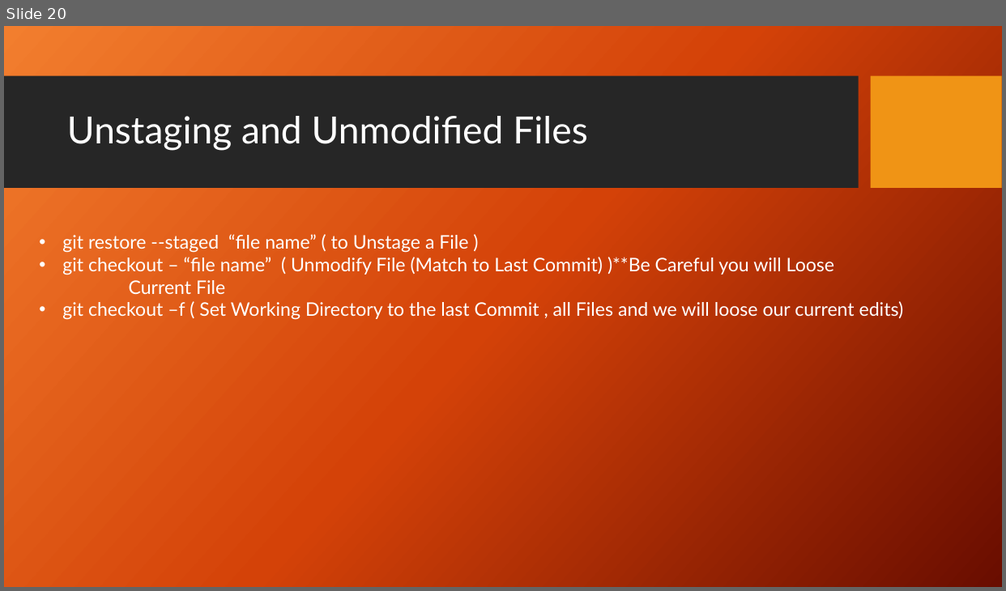
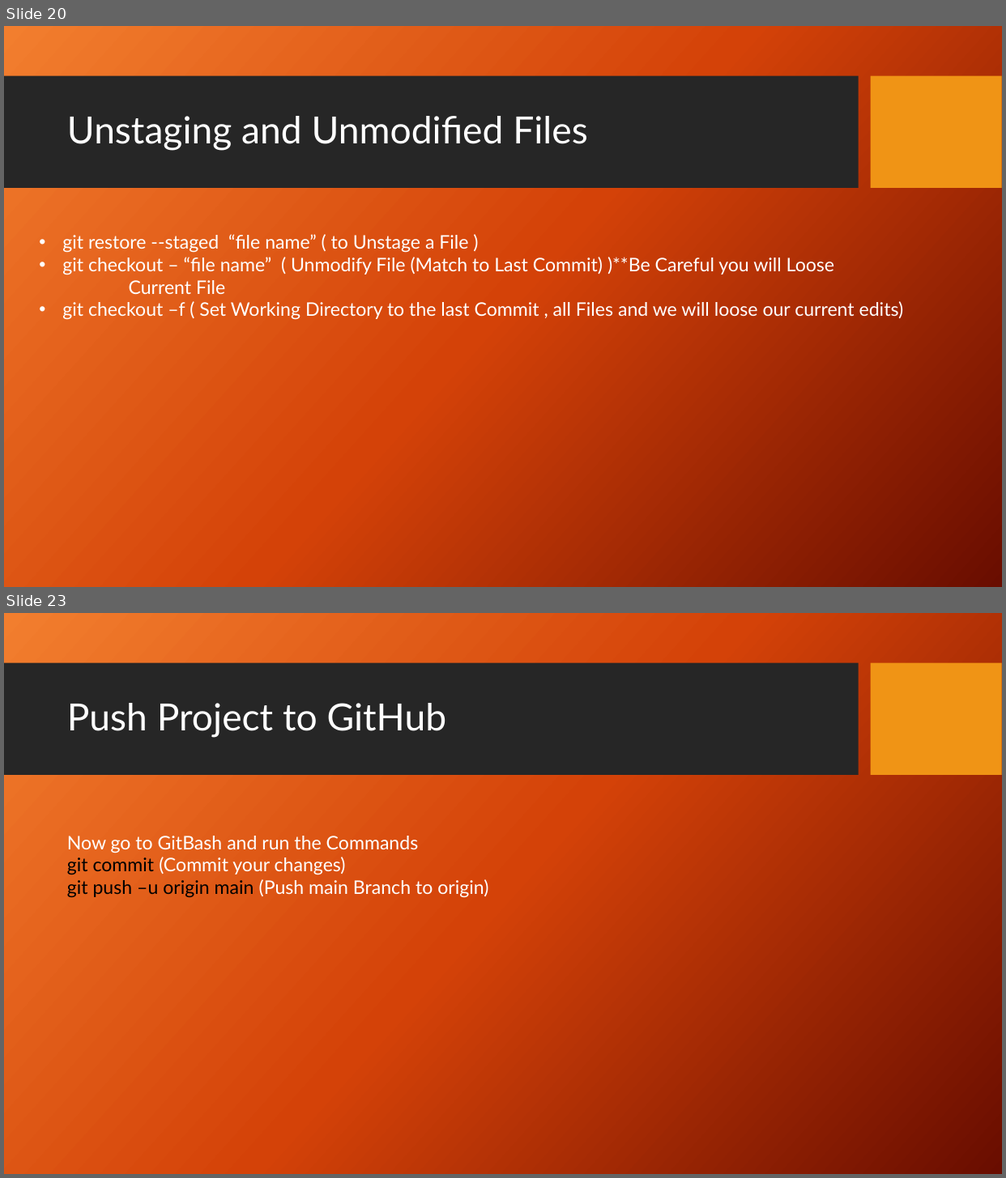
Before and after one commit to pranoy1171999study/Git-GitHubPresentation, a slide deck: GitPresent.pptx. Shown one above the other, each under a label of ours: slide 20 before the commit, slides 20 and 23 after it; the slides between them are not shown. The pictures are 1006x591 and 1006x1178 pixels, drawn with LibreOffice and Linux fonts; fonts in the diff are those of the drawing; background and template pictures are left out. Boxes give left, top, right and bottom in pixels: in the first picture for what was removed or moved away, otherwise in the second. Text is boxed around its words. In the diff, an @@ line names an element or a change of style, - is before the commit and + after.

```diff
--- a/GitPresent.pptx
+++ b/GitPresent.pptx
@@ slide 23 added at bbox=[4, 613, 1002, 1174], background picture (left out); not listed: 2 template elements that a slide beside it also shows @@
@@ title added at bbox=[67, 703, 447, 738], 36 pt, text #FFFFFF @@
+Push Project to GitHub
@@ text added at bbox=[67, 836, 488, 898], 18 pt, text #FFFFFF @@
+Now go to GitBash and run the Commands
+git commit (Commit your changes)
+git push –u origin main (Push main Branch to origin)
```
Also in this commit, not shown: 1 slide changed, 1 other slide added.
